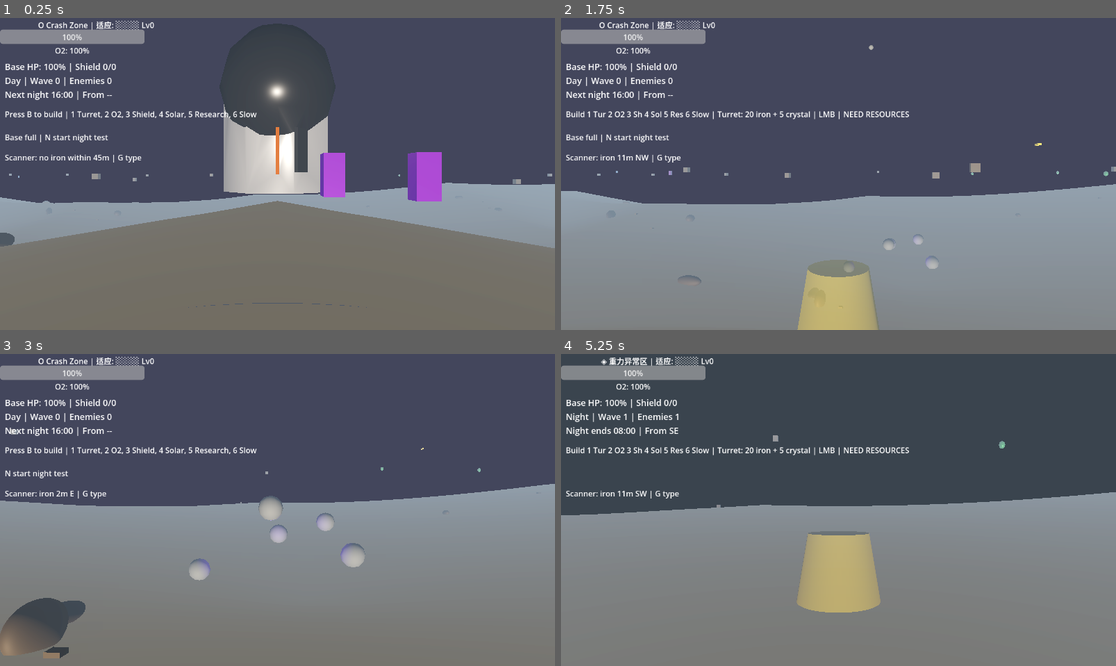
Above: before the commit, frames 1-4 (two rows, left to right).
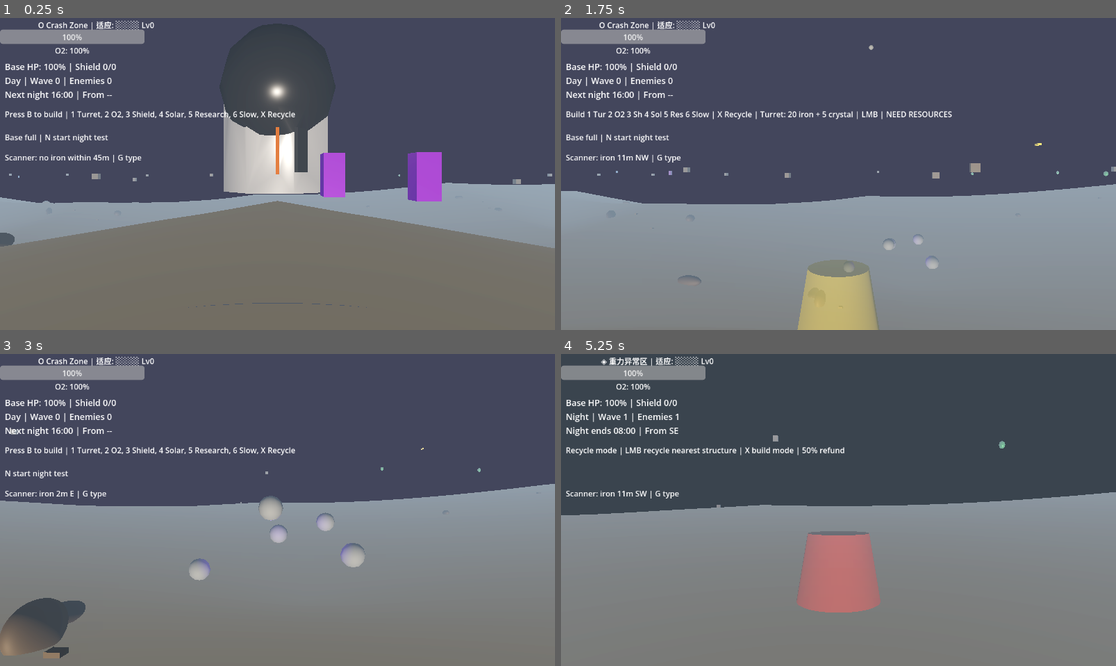
Above: after the commit, the same moments.

Repository: qnctx/star-abyss-game
Game: Godot game, scene res://scenes/main.tscn
Two runs of this game, one before a commit and one after it. Both use one fixed random seed, a clock stepped at 60 frames per second and the inputs below.
Inputs (mouse positions are in pixels of both pictures, inside the frame that each line leads up to):
- Up to frame 1 (0.25 s): no input
- Up to frame 2 (1.75 s): tap B (build_mode) at 0.5, 1.55 s; move the mouse to (866, 174) at 0.52 s; hold B (build_mode) 0.53-1.28 s; hold W (move_forward) from 0.53 s (still down); click (866, 174) at 0.67 s; tap Space (jump) at 0.77, 1.52 s; tap X (recycle_mode, bound only after the commit) at 0.8, 1.35 s; move the mouse to (810, 174) at 1.27 s
- Up to frame 3 (3 s): keep holding W (move_forward); move the mouse to (288, 503) at 2.02 s; hold B (build_mode) 2.03-2.78 s; tap X (recycle_mode, bound only after the commit) at 2.3 s; move the mouse to (271, 516) at 2.77 s; tap Ctrl (crouch) at 2.85 s; click (271, 516) at 2.92 s
- Up to frame 4 (5.25 s): keep holding W (move_forward); tap Space (jump) at 3.02, 3.77, 4.52 s; tap B (build_mode) at 3.05, 4.25, 4.55, 5 s; move the mouse to (877, 513) at 3.52 s; hold E (interact) 3.53-4.28 s; tap X (recycle_mode, bound only after the commit) at 3.8 s; tap Escape at 4.15 s; move the mouse to (794, 506) at 4.27 s; tap N (night_test) at 4.35 s; move the mouse to (844, 510) at 5.02 s; hold X (recycle_mode, bound only after the commit) from 5.03 s (still down); tap Z (prone) at 5.1 s; click (844, 510) at 5.17 s

The runs differ from the first frame. In frame 1, less than 0.1% of the frame differs, in the area x 46-54%, y 29-33%; in frame 2, 0.5%; in frame 3, less than 0.1%; in frame 4, 4.0%, in the area x 1-63%, y 29-83%.

Commit message:
Add building recycle mode

Diff:
--- a/src/project.godot
+++ b/src/project.godot
@@ -128,3 +128,8 @@
 "events": [Object(InputEventKey,"resource_local_to_scene":false,"resource_name":"","device":-1,"window_id":0,"alt_press …(192 unchanged characters)…
 ]
 }
+recycle_mode={
+"deadzone": 0.2,
+"events": [Object(InputEventKey,"resource_local_to_scene":false,"resource_name":"","device":-1,"window_id":0,"alt_pressed":false,"shift_pressed":false,"ctrl_pressed":false,"meta_pressed":false,"pressed":false,"keycode":0,"physical_keycode":88,"key_label":0,"unicode":120,"location":0,"echo":false,"script":null)
+]
+}
--- a/src/scripts/build_manager.gd
+++ b/src/scripts/build_manager.gd
@@ -16,6 +16,8 @@
 const BUILD_DISTANCE: float = 6.0
 const MIN_BASE_DISTANCE: float = 2.5
 const MIN_STRUCTURE_DISTANCE: float = 2.0
+const RECYCLE_DISTANCE: float = 2.8
+const REFUND_RATE: float = 0.5
 const BUILD_TURRET: String = "turret"
 const BUILD_O2_STATION: String = "o2_station"
 const BUILD_SHIELD_GENERATOR: String = "shield_generator"
@@ -24,6 +26,7 @@
 const BUILD_SLOW_FIELD: String = "slow_field"
 
 var build_mode: bool = false
+var recycle_mode: bool = false
 var selected_building: String = BUILD_TURRET
 var _preview: MeshInstance3D = null
 var _preview_material: StandardMaterial3D = null
@@ -48,6 +51,10 @@
 
 	if event is InputEventKey and event.pressed and event.physical_keycode == KEY_ESCAPE:
 		_set_build_mode(false)
+		get_viewport().set_input_as_handled()
+	elif event.is_action_pressed("recycle_mode") or (event is InputEventKey and event.pressed and event.physical_keycode == KEY_X):
+		recycle_mode = not recycle_mode
+		_refresh_preview_mesh()
 		get_viewport().set_input_as_handled()
 	elif event is InputEventKey and event.pressed and event.physical_keycode == KEY_1:
 		_select_building(BUILD_TURRET)
@@ -82,6 +89,8 @@
 
 func _set_build_mode(enabled: bool) -> void:
 	build_mode = enabled
+	if not build_mode:
+		recycle_mode = false
 	set_process(build_mode)
 	_refresh_preview_mesh()
 	if _preview:
@@ -146,12 +155,20 @@
 
 	var target_pos := _get_build_target_position()
 	_placement_position = _snap_to_terrain(target_pos)
-	_position_is_valid = _validate_position(_placement_position)
-	var has_resources := InventoryManager.has_resources(get_selected_cost())
-	_can_place = _position_is_valid and has_resources
+	if recycle_mode:
+		_position_is_valid = _find_recycle_target(_placement_position) != null
+		_can_place = _position_is_valid
+	else:
+		_position_is_valid = _validate_position(_placement_position)
+		var has_resources := InventoryManager.has_resources(get_selected_cost())
+		_can_place = _position_is_valid and has_resources
 
 	_preview.global_position = _placement_position
-	if _can_place:
+	if recycle_mode and _can_place:
+		_preview_material.albedo_color = Color(0.25, 0.85, 1.0, 0.45)
+	elif recycle_mode:
+		_preview_material.albedo_color = Color(1.0, 0.2, 0.15, 0.45)
+	elif _can_place:
 		_preview_material.albedo_color = Color(0.2, 1.0, 0.45, 0.45)
 	elif _position_is_valid:
 		_preview_material.albedo_color = Color(1.0, 0.85, 0.15, 0.45)
@@ -160,6 +177,9 @@
 
 
 func _try_place_structure() -> void:
+	if recycle_mode:
+		_try_recycle_structure()
+		return
 	if not _can_place:
 		return
 	var cost := get_selected_cost()
@@ -170,6 +190,30 @@
 	var structure := _instantiate_selected_structure()
 	get_tree().current_scene.add_child(structure)
 	structure.global_position = _placement_position
+	structure.add_to_group("built_structures")
+	structure.set_meta("build_cost", cost.duplicate())
+	structure.set_meta("build_label", get_selected_label())
+
+
+func _try_recycle_structure() -> void:
+	var target := _find_recycle_target(_placement_position)
+	if target:
+		recycle_structure(target)
+
+
+func recycle_structure(structure: Node3D) -> bool:
+	if not structure or not is_instance_valid(structure):
+		return false
+	if not structure.is_in_group("built_structures"):
+		return false
+
+	var cost: Dictionary = structure.get_meta("build_cost", {})
+	for resource_type in cost:
+		var resource_name := str(resource_type)
+		var refund: int = max(1, floori(float(cost[resource_type]) * REFUND_RATE))
+		InventoryManager.add_resource(resource_name, refund)
+	structure.queue_free()
+	return true
 
 
 func _get_build_target_position() -> Vector3:
@@ -203,6 +247,20 @@
 		if structure is Node3D and structure.global_position.distance_to(pos) < MIN_STRUCTURE_DISTANCE:
 			return false
 	return true
+
+
+func _find_recycle_target(pos: Vector3) -> Node3D:
+	var nearest: Node3D = null
+	var nearest_distance := RECYCLE_DISTANCE
+	for structure in get_tree().get_nodes_in_group("built_structures"):
+		var structure_node := structure as Node3D
+		if not structure_node or not is_instance_valid(structure_node):
+			continue
+		var distance := structure_node.global_position.distance_to(pos)
+		if distance < nearest_distance:
+			nearest_distance = distance
+			nearest = structure_node
+	return nearest
 
 
 func _instantiate_selected_structure() -> Node3D:
--- a/src/scripts/combat_hud.gd
+++ b/src/scripts/combat_hud.gd
@@ -100,14 +100,17 @@
 func _refresh_build_hint() -> void:
 	var build_manager := get_tree().current_scene.get_node_or_null("BuildManager") if get_tree().current_scene else null
 	if build_manager and build_manager.build_mode:
+		if build_manager.recycle_mode:
+			_build_label.text = "Recycle mode | LMB recycle nearest structure | X build mode | 50% refund"
+			return
 		var afford := InventoryManager.has_resources(build_manager.get_selected_cost()) if InventoryManager else false
-		_build_label.text = "Build 1 Tur 2 O2 3 Sh 4 Sol 5 Res 6 Slow | %s: %s | LMB | %s" % [
+		_build_label.text = "Build 1 Tur 2 O2 3 Sh 4 Sol 5 Res 6 Slow | X Recycle | %s: %s | LMB | %s" % [
 			build_manager.get_selected_label(),
 			build_manager.get_selected_cost_text(),
 			"READY" if afford else "NEED RESOURCES"
 		]
 	else:
-		_build_label.text = "Press B to build | 1 Turret, 2 O2, 3 Shield, 4 Solar, 5 Research, 6 Slow"
+		_build_label.text = "Press B to build | 1 Turret, 2 O2, 3 Shield, 4 Solar, 5 Research, 6 Slow, X Recycle"
 
 
 func _refresh_base_hint() -> void:
--- a/src/test_runner.gd
+++ b/src/test_runner.gd
@@ -21,6 +21,7 @@
         _test_turret_logic()
         _test_slow_field()
         _test_build_and_combat_ui()
+        _test_build_recycle()
         _test_inventory_manager()
         _test_base_repair()
         _test_base_shield()
@@ -245,6 +246,44 @@
         main.free()
 
 
+func _test_build_recycle() -> void:
+        print("\n[ Build recycle ]")
+
+        var build_script = load("res://scripts/build_manager.gd")
+        var inventory_manager = _get_autoload("InventoryManager")
+        check("build_manager.gd loads for recycle test", build_script != null)
+        check("InventoryManager autoload exists", inventory_manager != null)
+        if not build_script or not inventory_manager:
+                return
+
+        var old_iron: int = inventory_manager.resources.get("iron", 0)
+        var old_biomass: int = inventory_manager.resources.get("biomass", 0)
+        inventory_manager.resources["iron"] = 0
+        inventory_manager.resources["biomass"] = 0
+
+        var build_manager = build_script.new()
+        current_scene.add_child(build_manager)
+
+        var structure := Node3D.new()
+        structure.add_to_group("built_structures")
+        structure.set_meta("build_cost", {"iron": 20, "biomass": 8})
+        current_scene.add_child(structure)
+
+        var recycled: bool = build_manager.recycle_structure(structure)
+        check("recycle_structure succeeds for built structure", recycled)
+        check("recycle refunds half iron", inventory_manager.resources.get("iron", -1) == 10)
+        check("recycle refunds half biomass", inventory_manager.resources.get("biomass", -1) == 4)
+
+        var loose_node := Node3D.new()
+        current_scene.add_child(loose_node)
+        check("recycle_structure rejects non-built node", not build_manager.recycle_structure(loose_node))
+
+        build_manager.queue_free()
+        loose_node.queue_free()
+        inventory_manager.resources["iron"] = old_iron
+        inventory_manager.resources["biomass"] = old_biomass
+
+
 func _test_base_repair() -> void:
         print("\n[ Base repair ]")
 
Not shown, changed: PROGRESS.md
Not shown, changed: docs/GAME_DESIGN_DOC.md
Not shown, changed: docs/TEST_PLAN.md
Not shown, changed: src/CONTEXT.md
